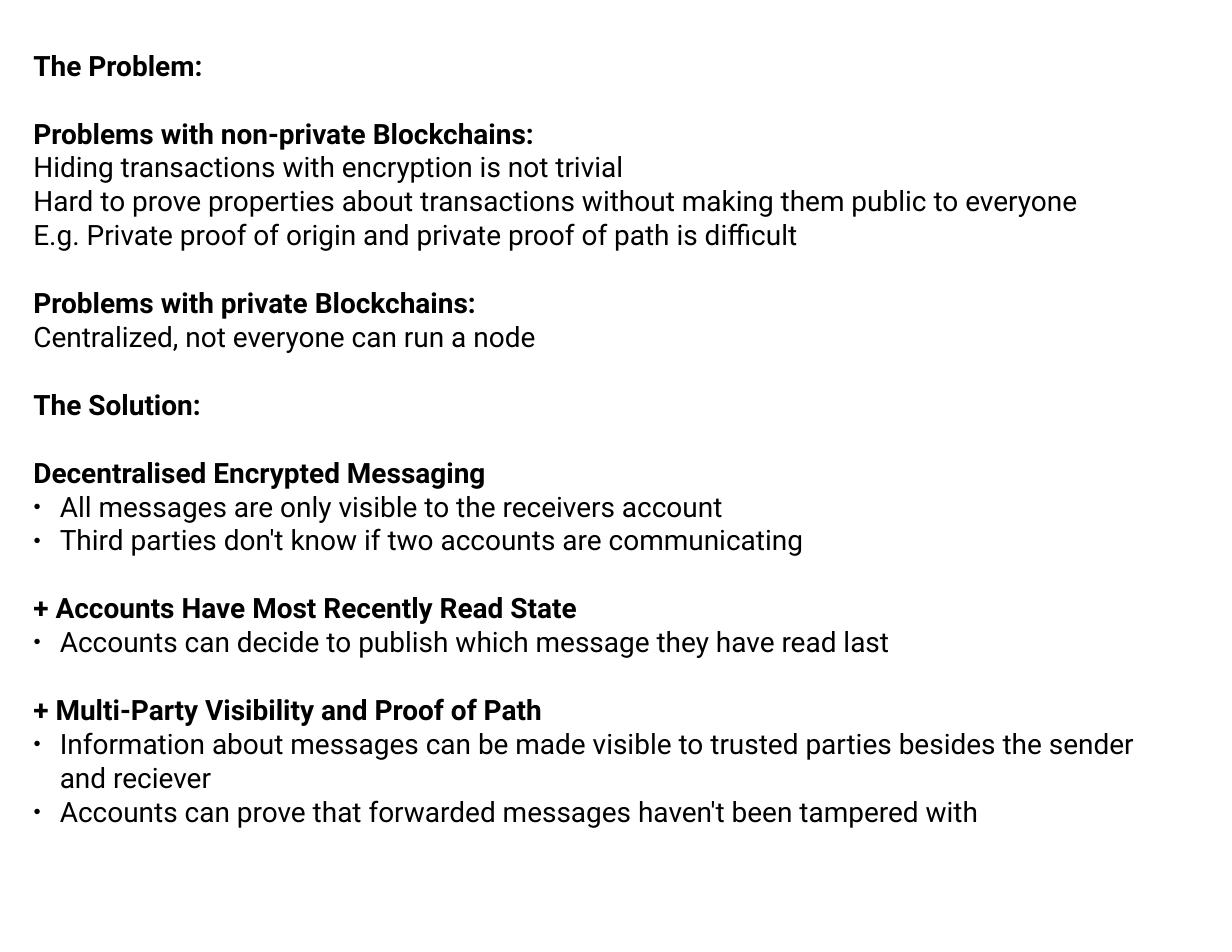
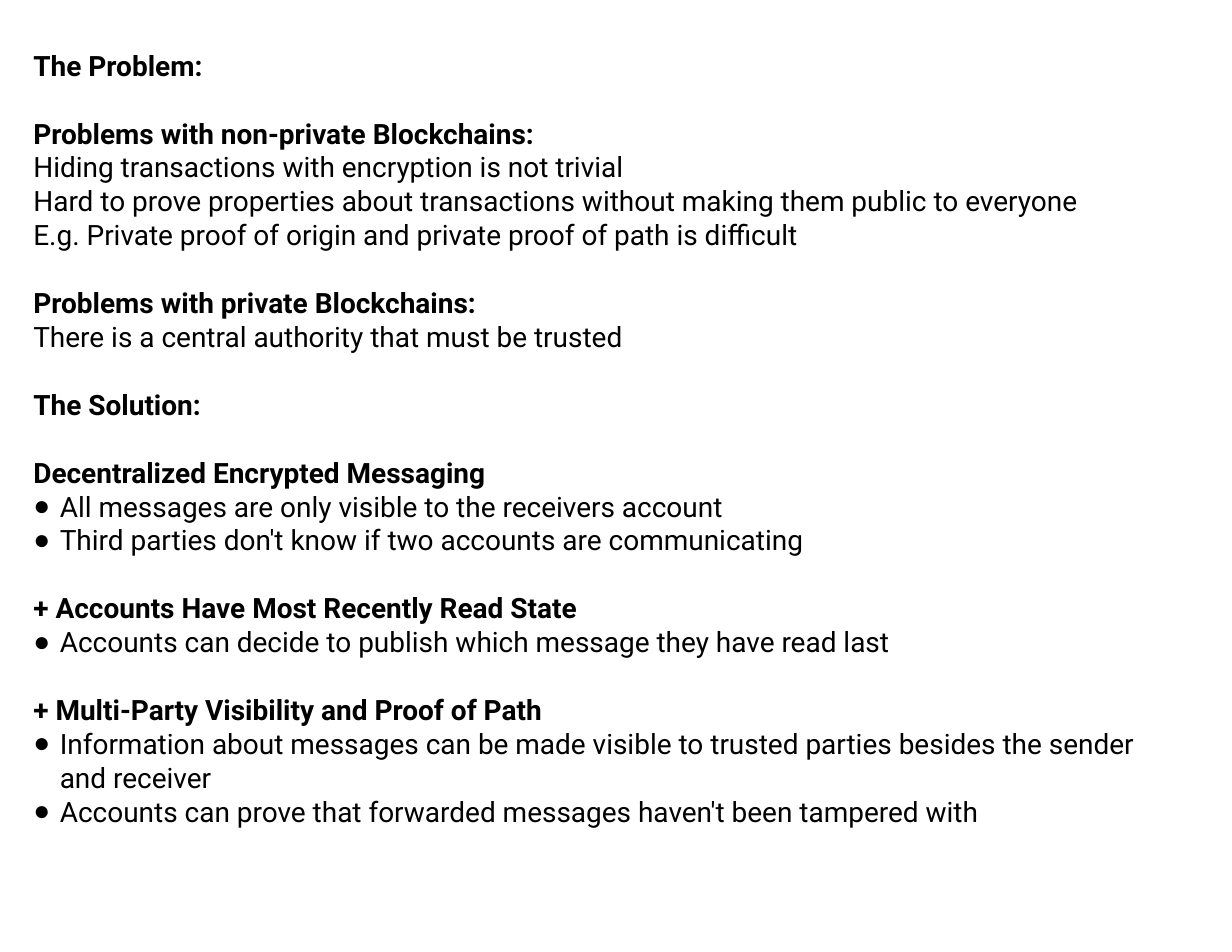
Before and after one commit to bvoq/JaysonChain, a slide deck: slide 2 of OpenChallenge-JaysonChain.ppt. Drawn at 1232x952 pixels with LibreOffice and Linux fonts; fonts in the diff are those of the drawing. Boxes give left, top, right and bottom in pixels: in the first picture for what was removed or moved away, otherwise in the second. Text is boxed around its words. In the diff, an @@ line names an element or a change of style, - is before the commit and + after.

Commit message:
Updated presentation

```diff
--- a/OpenChallenge-JaysonChain.ppt
+++ b/OpenChallenge-JaysonChain.ppt
@@ text at box(33, 326, 622, 353): text changed @@
-Centralized, not everyone can run a node
+There is a central authority that must be trusted
@@ text at box(33, 462, 485, 489): text changed @@
-Decentralised Encrypted Messaging
+Decentralized Encrypted Messaging
@@ text at box(56, 496, 978, 828): indent changed @@
@@ text at box(60, 732, 1134, 789): text changed @@
-● Information about messages can be made visible to trusted parties besides the sender and reciever
+● Information about messages can be made visible to trusted parties besides the sender and receiver
```
Also in this commit, not shown: 1 other slide changed, 2 other files.
